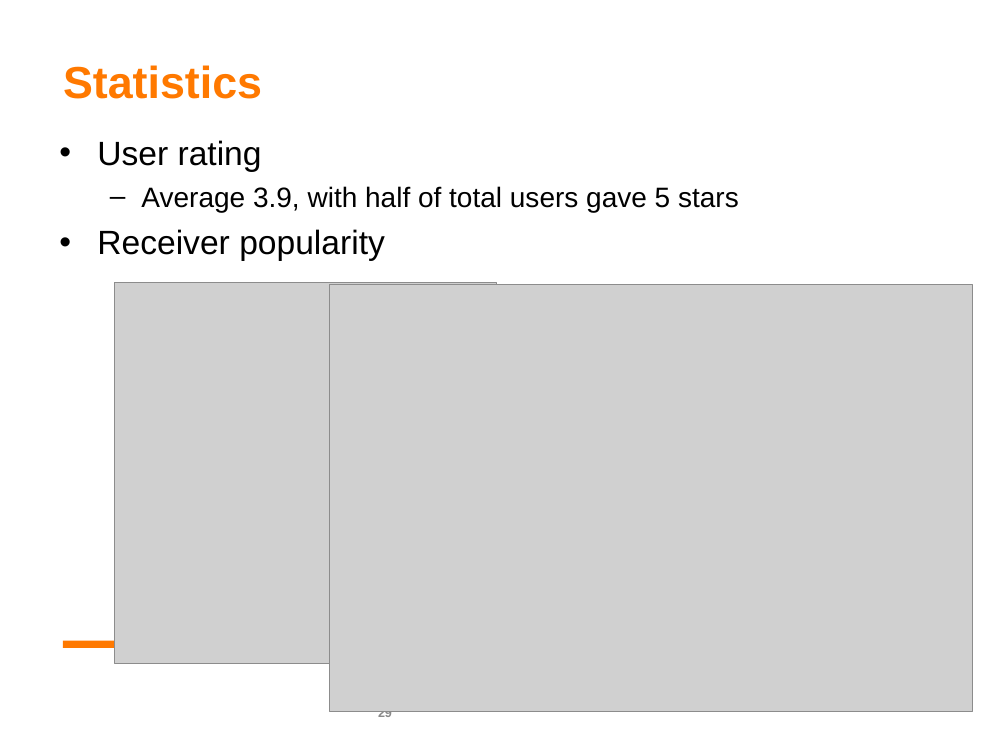
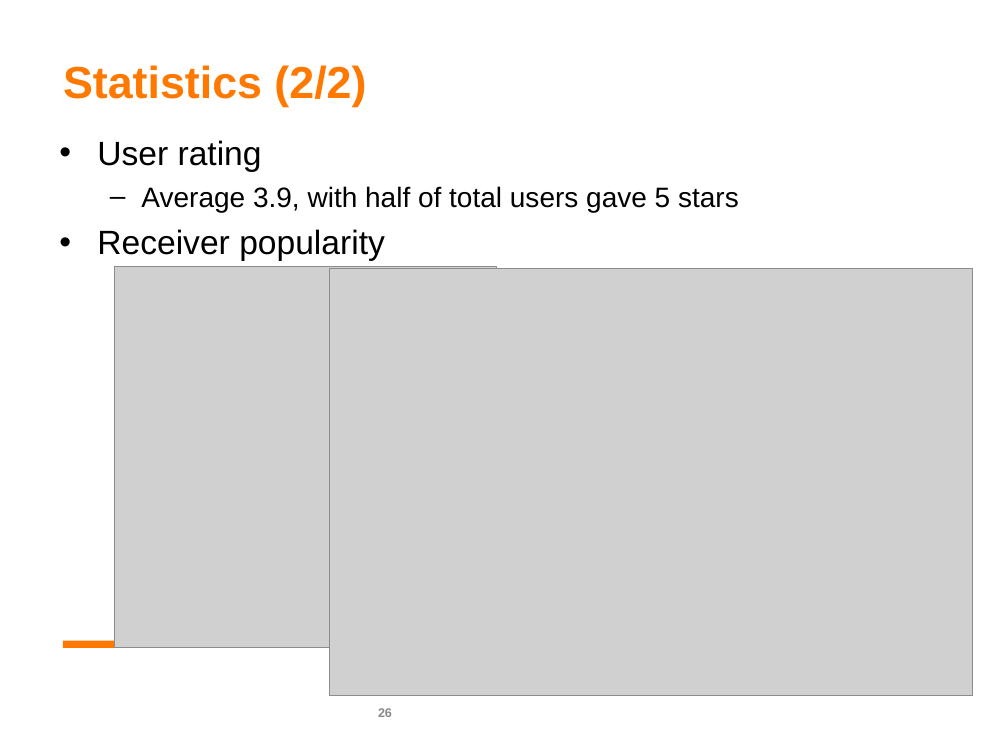
Before and after one commit to pengdev/home-networking, a slide deck: slide 26 of liu_120515.ppt (slide 29 before the commit). Drawn at 1008x756 pixels with LibreOffice and Linux fonts; fonts in the diff are those of the drawing; grey boxes stand for pictures; background and template pictures are left out. Boxes give left, top, right and bottom in pixels: in the first picture for what was removed or moved away, otherwise in the second. Text is boxed around its words. In the diff, an @@ line names an element or a change of style, - is before the commit and + after.

```diff
--- a/liu_120515.ppt
+++ b/liu_120515.ppt
@@ title at (x1=63, y1=65, x2=366, y2=107): text changed @@
-Statistics
+Statistics (2/2)
@@ picture moved from (x1=115, y1=283, x2=496, y2=664) to (x1=115, y1=267, x2=496, y2=648) @@
@@ picture moved from (x1=330, y1=284, x2=973, y2=711) to (x1=330, y1=269, x2=973, y2=696) @@
@@ page number at (x1=378, y1=708, x2=392, y2=717): text changed @@
-29
+26
```
Also in this commit, not shown: 13 other slides changed, 1 slide added, 1 other file.
